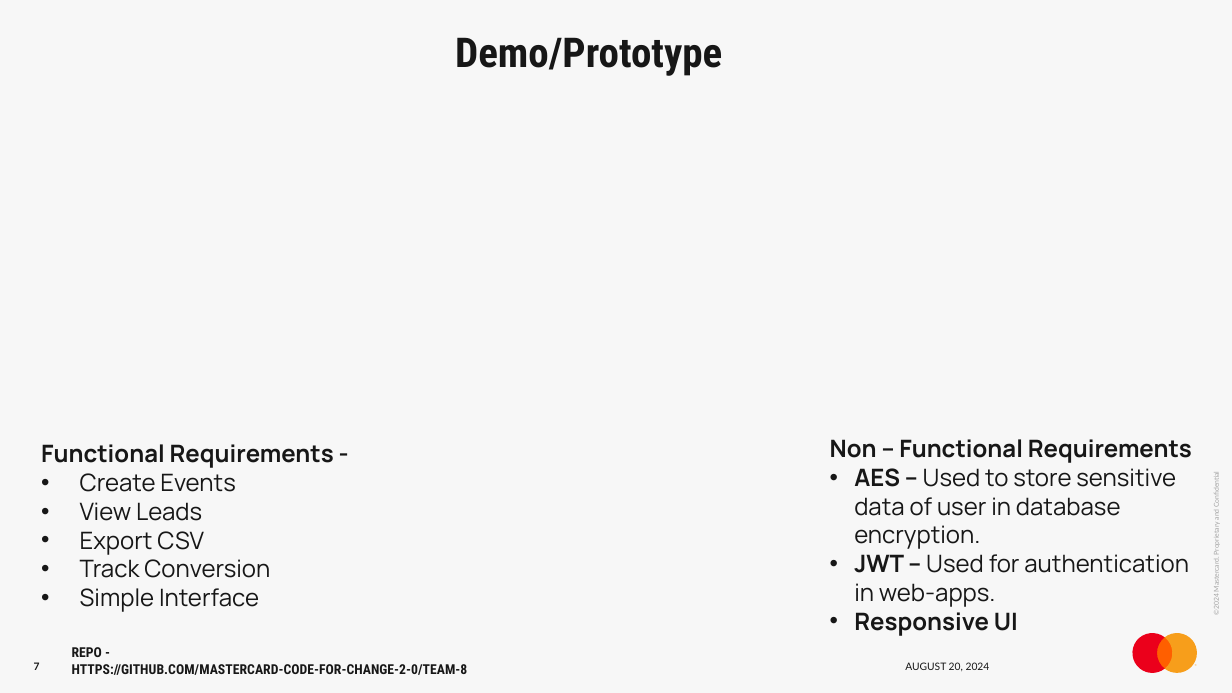
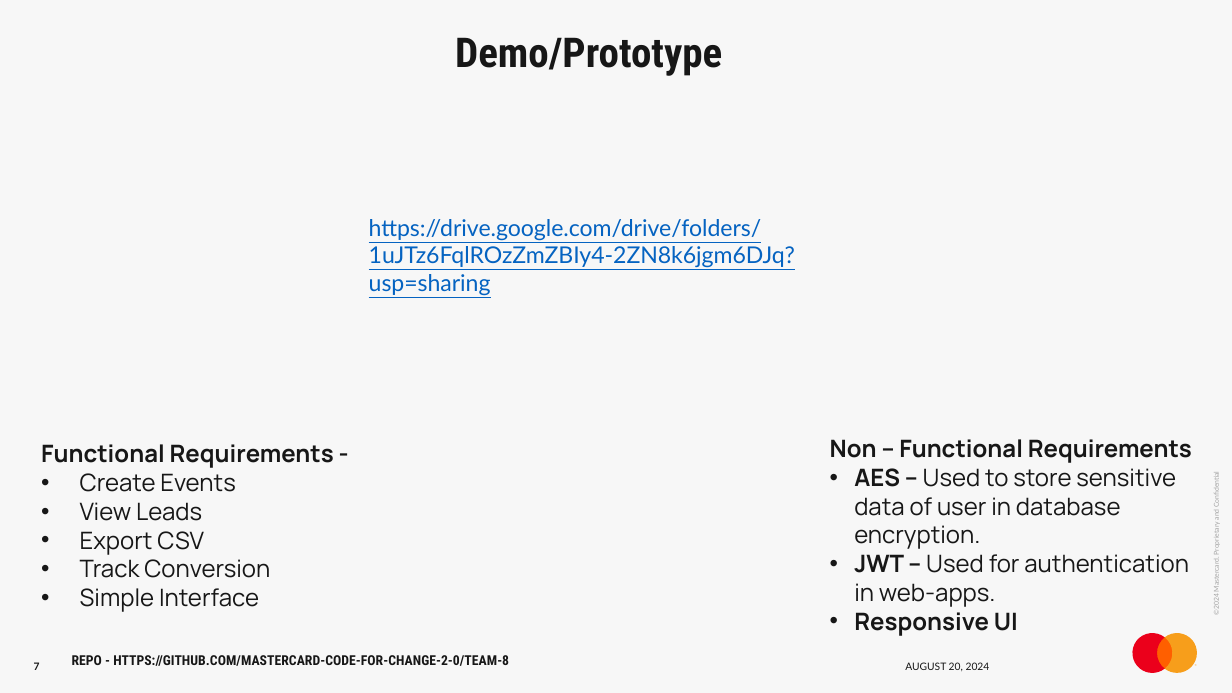
Before and after one commit to Mastercard-Code-For-Change-2-0/Team-8, a slide deck: slide 7 of HackathonPresentation_Skeleton.pptx. Drawn at 1232x693 pixels with LibreOffice and Linux fonts; fonts in the diff are those of the drawing. Boxes give left, top, right and bottom in pixels: in the first picture for what was removed or moved away, otherwise in the second. Text is boxed around its words. In the diff, an @@ line names an element or a change of style, - is before the commit and + after.

Commit message:
PPT_final

```diff
--- a/HackathonPresentation_Skeleton.pptx
+++ b/HackathonPresentation_Skeleton.pptx
@@ text added at <box>369,219,795,296</box>, 13.5 pt, text #0563C1, underline @@
+https://drive.google.com/drive/folders/1uJTz6FqlROzZmZBIy4-2ZN8k6jgm6DJq?usp=sharing
@@ text "REPO - HTTPS://GITHUB.COM/MASTERCARD-CODE-FOR-CHANGE-2-0/TEA ..." rewrapped from <box>72,647,468,675</box> to <box>72,655,509,666</box> @@
```
